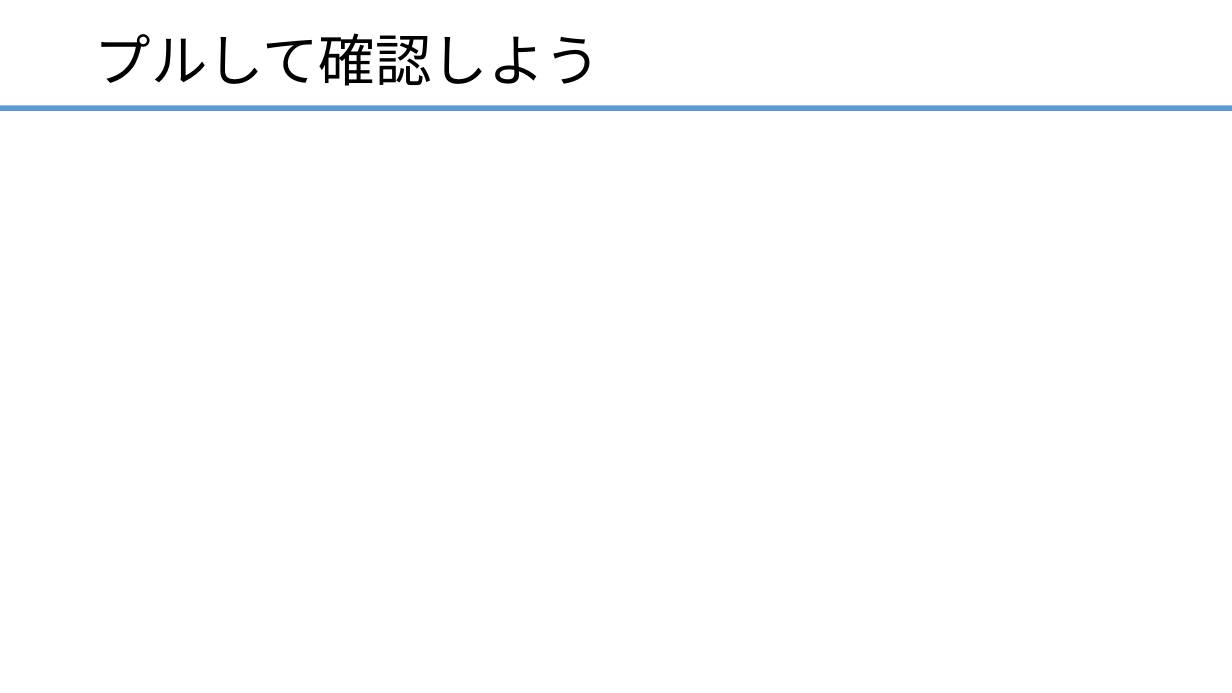
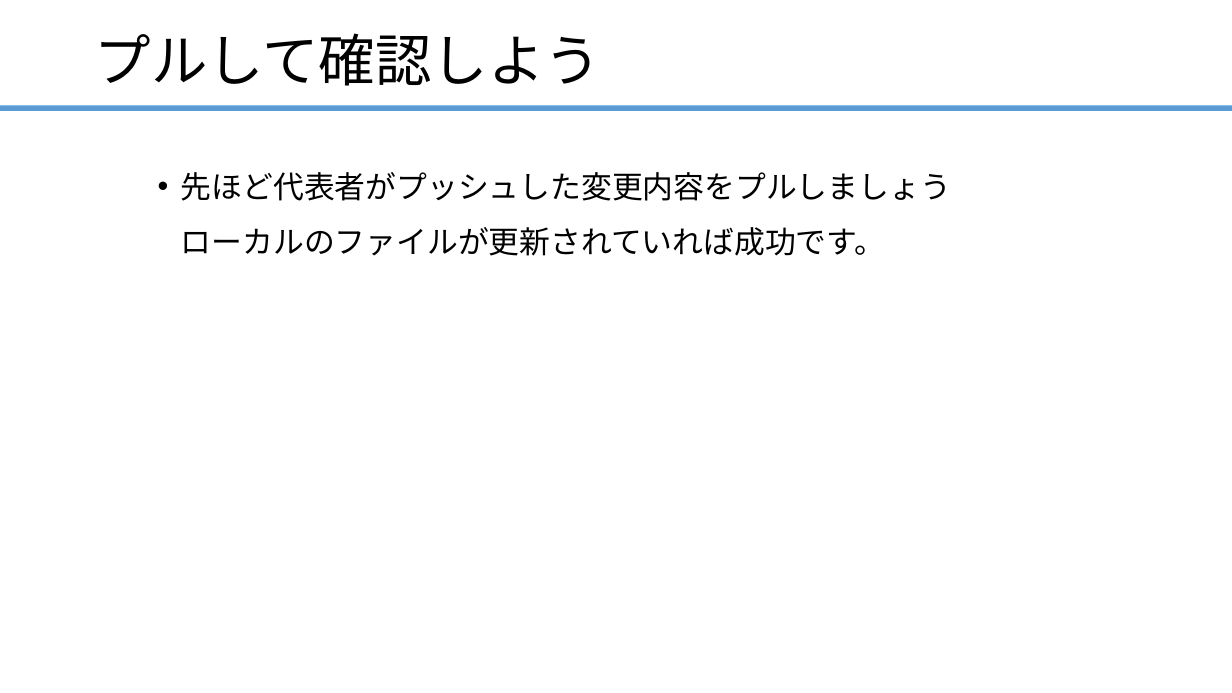
Before and after one commit to ainsAins/git4beginners, a slide deck: slide 33 of ハンズオン_Git入門.pptx (slide 32 before the commit). Drawn at 1232x693 pixels with LibreOffice and Linux fonts; fonts in the diff are those of the drawing. Boxes give left, top, right and bottom in pixels: in the first picture for what was removed or moved away, otherwise in the second. Text is boxed around its words. In the diff, an @@ line names an element or a change of style, - is before the commit and + after.

Commit message:
変更

```diff
--- a/ハンズオン_Git入門.pptx
+++ b/ハンズオン_Git入門.pptx
@@ text added at (x1=181, y1=172, x2=951, y2=256), 24 pt, text #000000 @@
+• 先ほど代表者がプッシュした変更内容をプルしましょう
+  ローカルのファイルが更新されていれば成功です。
```
Also in this commit, not shown: 1 other slide changed, 1 slide added.
